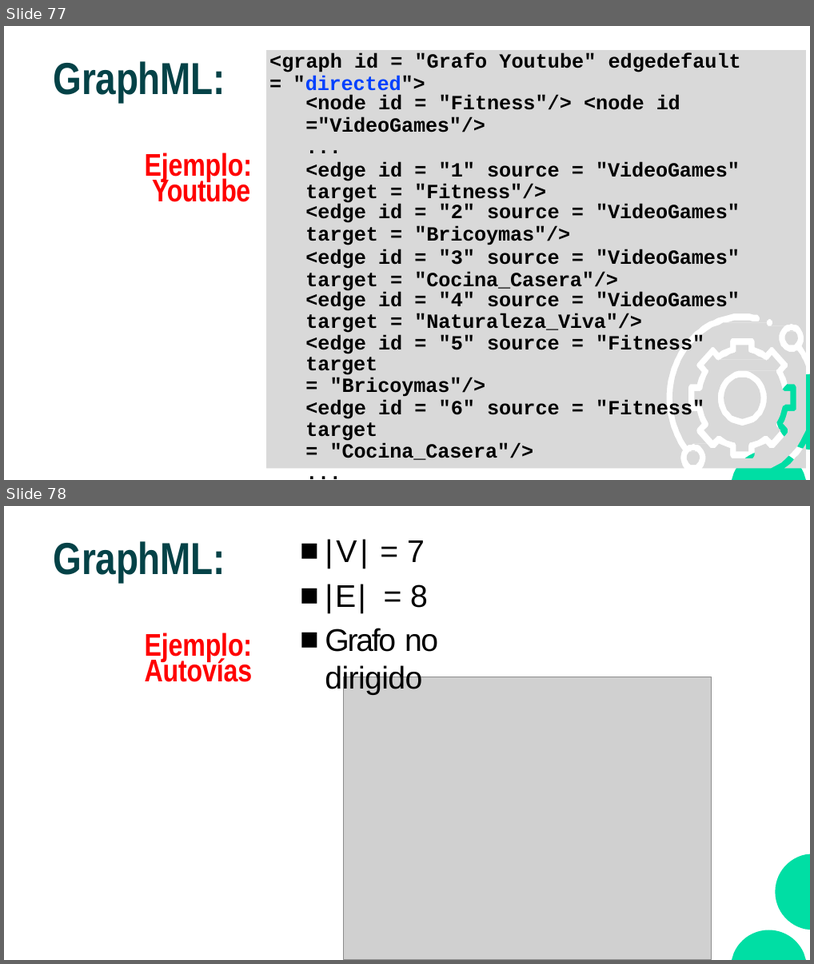
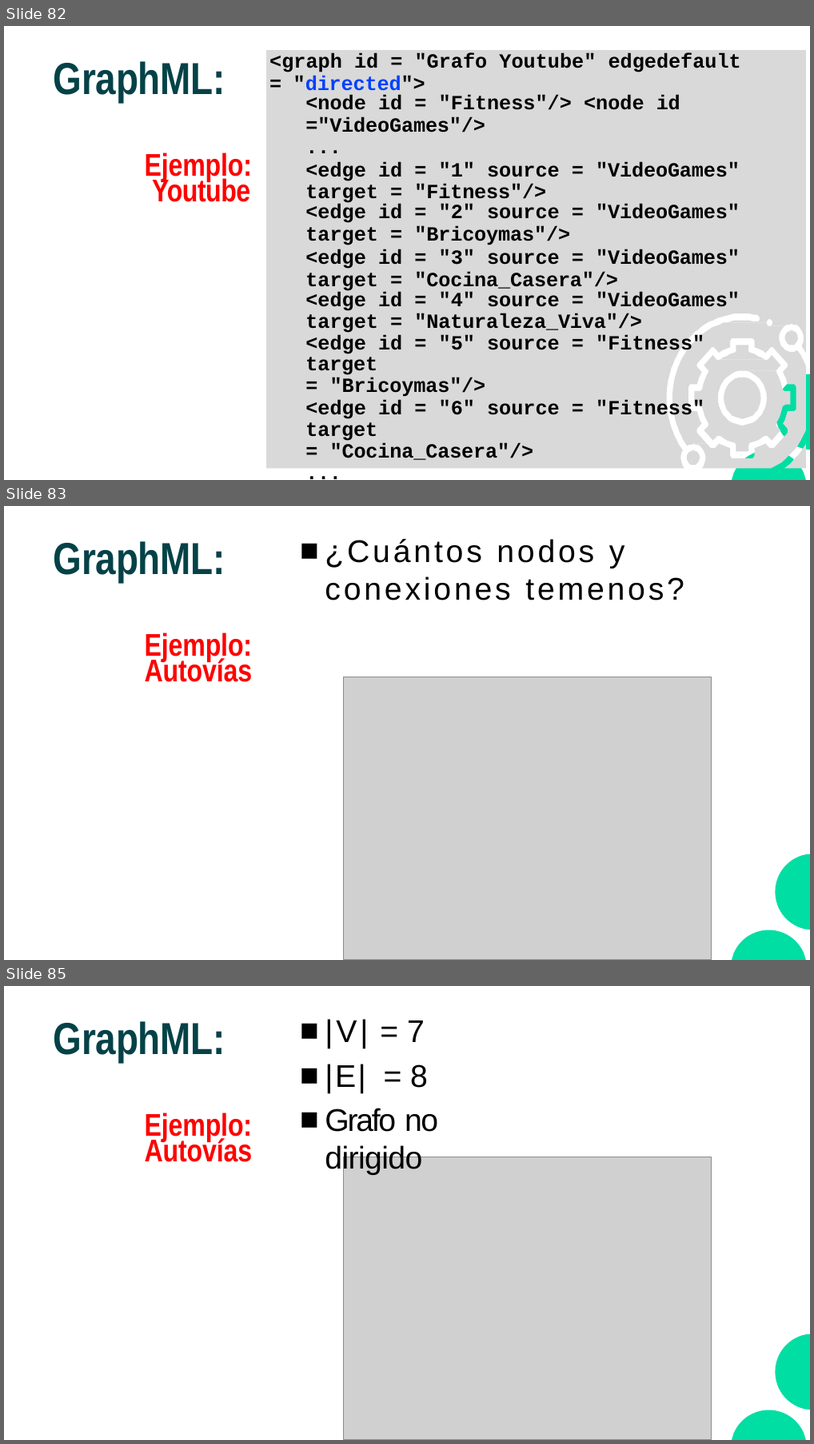
Before and after one commit to CodeWithJuancho/CE_IABD_BIU_SPS, a slide deck: BIU/UT1 - Fundamentos y Preparacion de datos/UT1_1 - Fundamentos y preparacion de datos.pptx. Shown one above the other, each under a label of ours: slides 77 and 78 before the commit, slides 82, 83 and 85 after it; the slides between them are not shown. The pictures are 814x964 and 814x1444 pixels, drawn with LibreOffice and Linux fonts; fonts in the diff are those of the drawing; grey boxes stand for pictures. Boxes give left, top, right and bottom in pixels: in the first picture for what was removed or moved away, otherwise in the second. Text is boxed around its words. In the diff, an @@ line names an element or a change of style, - is before the commit and + after.

```diff
--- a/BIU/UT1 - Fundamentos y Preparacion de datos/UT1_1 - Fundamentos y preparacion de datos.pptx
+++ b/BIU/UT1 - Fundamentos y Preparacion de datos/UT1_1 - Fundamentos y preparacion de datos.pptx
@@ slide 83 added at bbox=[4, 506, 810, 960], background #FFFFFF @@
@@ title added at bbox=[54, 541, 226, 582], 40 pt, text #044247, bold @@
+GraphML:
@@ text added at bbox=[325, 539, 685, 600], 28 pt, text #000000 @@
+■ ¿Cuántos nodos y conexiones temenos?
@@ text added at bbox=[145, 632, 252, 682], 28 pt, text #FF0000, bold @@
+Ejemplo: Autovías
@@ picture added at bbox=[343, 677, 711, 959] @@
@@ freeform shape added at bbox=[732, 853, 810, 959], fill #00DEA4 @@
@@ what was slide 77 is now slide 82 @@
@@ what was slide 78 is now slide 85 @@
```
Also in this commit, not shown: 13 slides changed, 9 other slides added, 12 other files.
